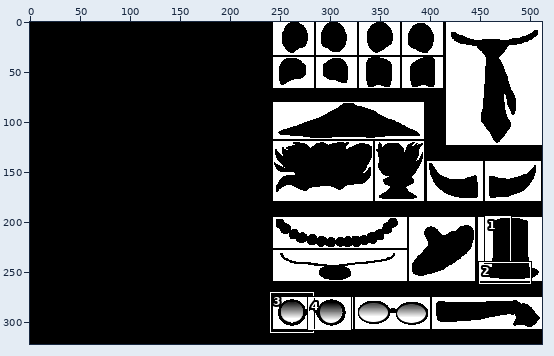
File history of a sprite sheet, pics/penguin-mask.png. The picture above shows the old version from afar; the outline marks the close-up.
Close-up. Old version:
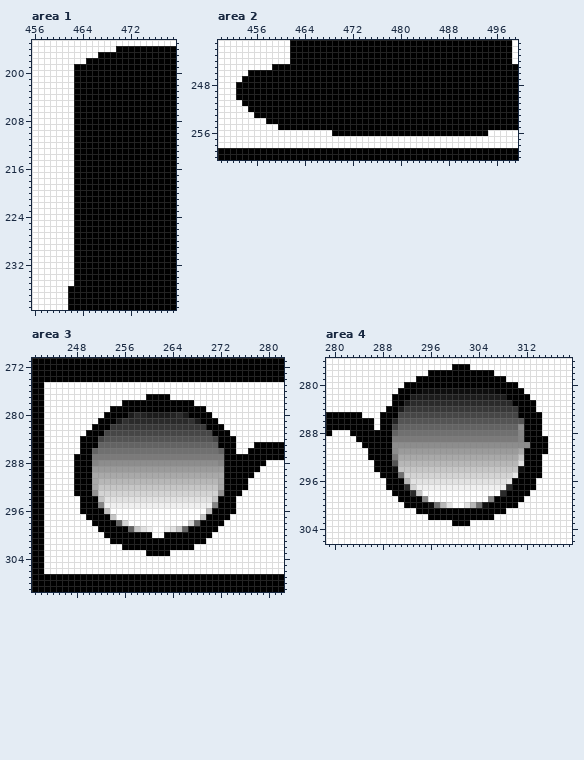
The file is 512x322 pixels. Colours within 5 levels of each other are drawn and written as one. Shown: area 1: x 456..479, y 195..239; area 2: x 450..499, y 241..260; area 3: x 241..282, y 271..309; area 4: x 279..319, y 276..306. The commit also changed other parts of the picture, which this record leaves out.
Once edited:
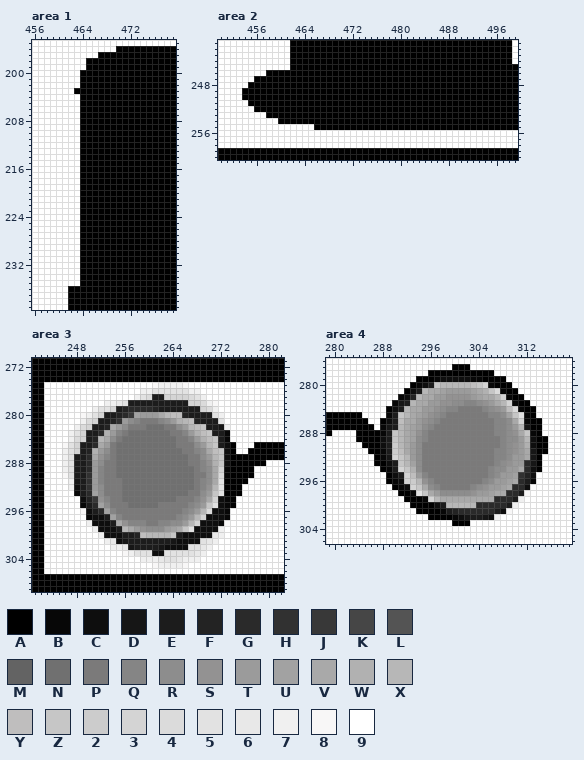
Palette (. is transparent): A #000000  B #070707  C #0e0e0e  D #161616  E #1c1c1c  F #232323  G #2a2a2a  H #313131  J #383838  K #464646  L #545454  M #636363  N #707070  P #7b7a7a  Q #858585  R #8d8d8d  S #939292  T #9b9b9b  U #a2a2a2  V #a9a9a9  W #b1b1b1  X #b7b7b7  Y #bfbebe  Z #c6c6c6  2 #cccccc  3 #d4d4d4  4 #dbdbdb  5 #e2e2e2  6 #e8e8e8  7 #f0f0f0  8 #f8f7f7  9 #ffffff
From old to new:
Changed rows in their new state; - is an unchanged pixel.
Area 1:
first column x 463:
199 99
200 9-
201 9-
202 9-
204 9-
205 9-
206 9-
207 9-
208 9-
209 9-
210 9-
211 9-
212 9-
213 9-
214 9-
215 9-
216 9-
217 9-
218 9-
219 9-
220 9-
221 9-
222 9-
223 9-
224 9-
225 9-
226 9-
227 9-
228 9-
229 9-
230 9-
231 9-
232 9-
233 9-
234 9-
235 9-
Area 2:
first column x 453:
245 ------999---------------------------------
246 --999-------------------------------------
247 -99---------------------------------------
248 99----------------------------------------
249 9-----------------------------------------
250 9-----------------------------------------
251 -9----------------------------------------
252 --9---------------------------------------
253 ---99-------------------------------------
254 -----99-----------------------------------
255 -------999999-----------------------------
256 ----------------99999999999999999999999999
Area 3:
first column x 246:
275 ---------------877778------------
276 -------------7755555577----------
277 ------------754EE3333457---------
278 -------7765EEEEEEEEEE33478-------
279 -----7553EFGGGGFEEEEEEE347-------
280 ---8753EEFGJUTTTVXYYFEEEE57------
281 ---743EEFHTRQPPPQRTWXYFEEE5------
282 --743EEFVTRPPPNNNPPRTXYZEED7-----
283 -753EEGWTQPNNNNNNNPPQTWYZEEB-----
284 -743EFXVRPNNNNNNNNNPPQTWYZEB9----
285 853EEGVTPNNNNNNNNNNPPPRTXZEC-----
286 753EFWTRP-----------PPQRVYZC-----
287 75EEGVSQ-NNNNNNNNNNNN--RTXZC-----
288 75EEGT-PPNNNNNNNNNNNNPPQSWZC-----
289 75EEG-QPPNNNNNNNNNNNNNPQRV3B----9
290 85EEHTQPPNNNNNNNNNNNNNPPR-4B-----
291 -7DEHTQPPPNNNNNNNNNNNNPQRV5------
292 -7CEHTRPPPNNNNNNNNNNNNPQSX5---9--
293 --BEGURPPPNNNNNNNNNNNPPRTZ5------
294 ---CFJSQPPNNNNNNNNNPPPQSV3CB-----
295 ---BEGURPPPNNNNNPPPPPQRTZ5CB-----
296 ---8CEGUQPPPPPPPPPPPQRTX4CCB9----
297 ----BCCEUQPPPPPPPPPQRTX3CCCB-----
298 ----7CCCEVSQQQPPQQRRTX3CCCB8-----
299 -----7CCCEXVTSRRRTUVZ5CCCC7------
300 ------7CCCEEFYXXXXZECCCCC67------
301 -------76CDEEEEEEEDCCCC567-------
302 --------776DEEEEDCCCC5567--------
303 ----------87555CC5555567---------
304 -------------7776556777----------
305 ---------------877778------------
Area 4:
first column x 283:
279 --------------BCCCCCBB----------
280 ---------9-BCEZXXXXXYZ3B---9----
281 --------9-CEXVVUTTTTUVWZ4B--9---
282 -------9BCFXVVTTSSSSTUVVX3B--9--
283 -------BD-XVVTTSSRRQQRSTVX3B--9-
284 -------C-XVVTTSRQQPPPPQRSTY4B---
285 -----9BEZXVUTSRQPPPPPPPQQRUZ5B-9
286 ---9--CEYVVTSRQPPPPPPPPPQQRV3B--
287 -----BDEXVUTRQPPPPPPPPPPQQRTXD--
288 9----BEZXVUSQPPPPPPPPPPPQQRSVZB-
289 -----CEZXVURQ------------QRRTXC-
290 -----CE2XVT-PPPPPPPPPPPPPQ-STWC-
291 -----BE2YV-RPPPPPPPPPPPPQQRSTVD-
292 ---9-BD3ZXTRPPPPPPPPPPPPQQRTTVD-
293 ------CEZ-URPPPPPPPPPPPPQRSTTGD-
294 ----9-BE3-WRPPPPPPPPPPPQRRTTVGC-
295 -----9-CE-YTQPPPPPPPPPPQRTTUHFC9
296 -------BC32XSQPPPPPPPPQRTTUVGEB-
297 ------9-BC-ZVRQPPPPPQRSTTUVGGC9-
298 -------9--B5ZVTRRRRRSTTUVVGGE8--
299 --------9---B3XVVVVVVVVVGGGE7---
300 ---------9---ACEXXXX-GGGGGE7----
301 ---------------BEFGGGGGGEC8-----
302 -----------------BCDEEDC7-------
